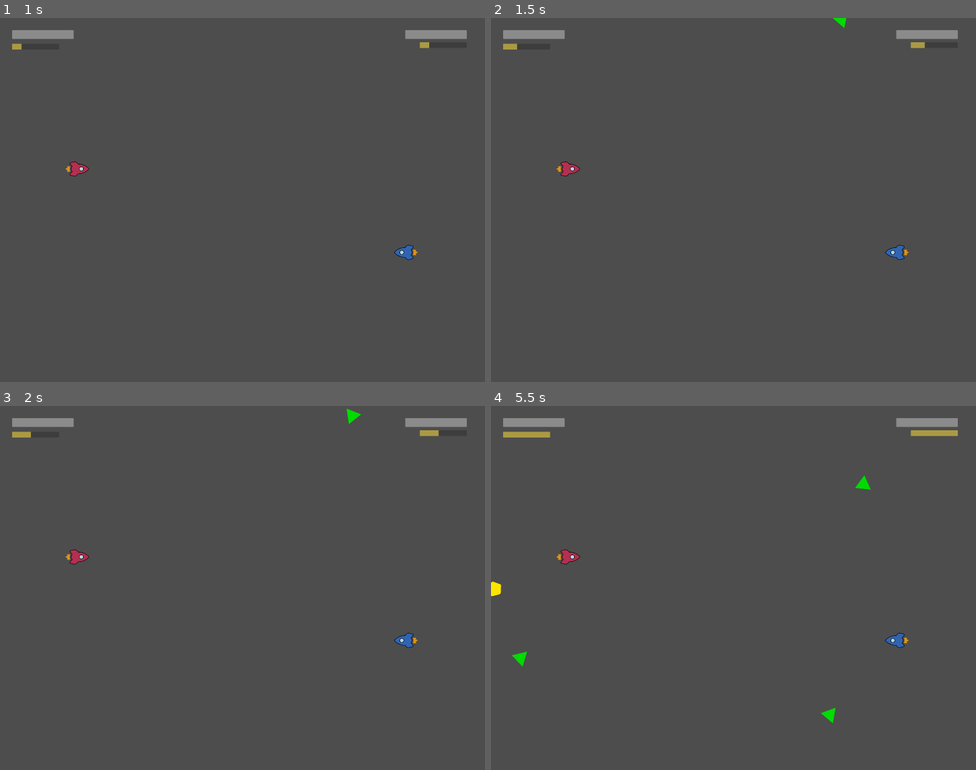
Above: before the commit, frames 1-4 (two rows, left to right).
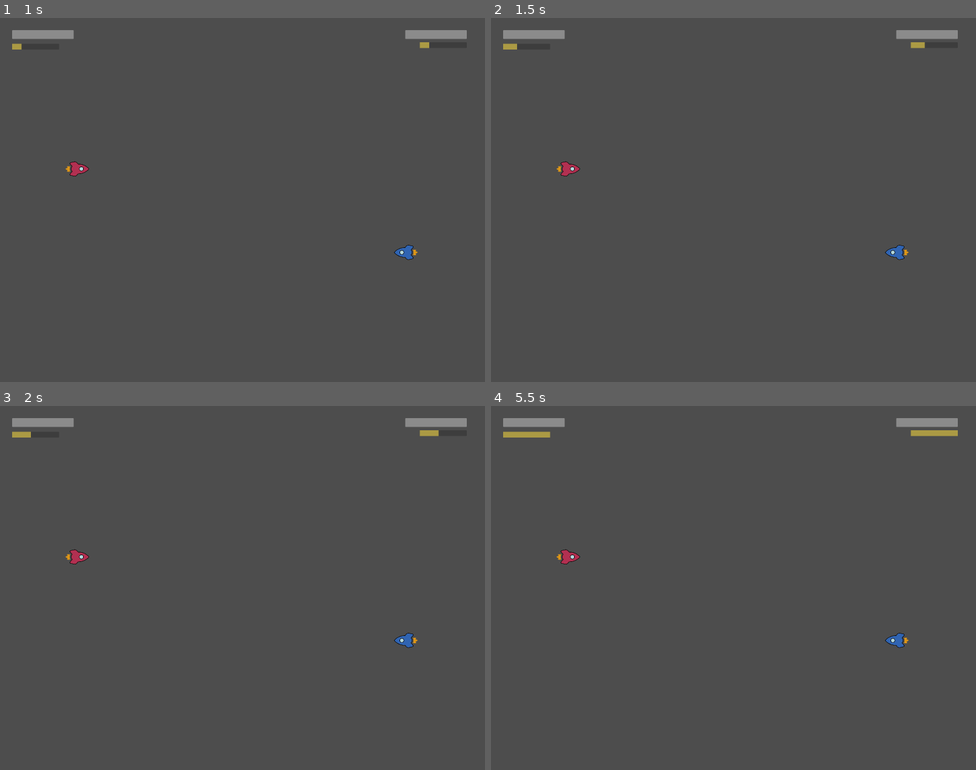
Above: after the commit, the same moments.

Repository: RajwolChapagain/Arcade-Game
Game: Godot game, scene res://main.tscn
Two runs of this game, one before a commit and one after it. Both use one fixed random seed, a clock stepped at 60 frames per second and the inputs below. The engine's default icon, where the game draws it, is replaced by a stand-in: a white triangle on a blue panel in a dark square.
Inputs:
- Up to frame 1 (1 s): tap Enter at 0.5 s
- Up to frame 2 (1.5 s): tap Space at 1.25 s
- Up to frame 3 (2 s): no input
- Up to frame 4 (5.5 s): tap Enter at 2 s

Frame 1 is identical in both runs. In frame 2, less than 0.1% of the frame differs, in the area x 70-74%, y 0-3%; in frame 3, less than 0.1%; in frame 4, 0.3%, in the area x 0-79%, y 19-88%.

Commit message:
Implement stream of bullets super

Diff:
--- a/powerups/spawner.tscn
+++ b/powerups/spawner.tscn
@@ -12,6 +12,7 @@
 powerups = [ExtResource("2_qvy86"), ExtResource("2_e3ppi"), ExtResource("4_0yvf8")]
 
 [node name="Timer" type="Timer" parent="."]
+wait_time = 10.0
 autostart = true
 
 [node name="Path2D" type="Path2D" parent="."]
--- a/ship/ship.gd
+++ b/ship/ship.gd
@@ -33,6 +33,7 @@
 		super_percentage_changed.emit(super_percentage)
 
 var shield_button_is_pressed = false
+var fire_button_is_pressed = false
 var shield_is_active = false
 var dash_time = 0.1
 var dash_distance = 400
@@ -75,6 +76,8 @@
 		if shield_button_is_pressed:
 			$ShieldTimer.start()
 			activate_shield()
+		elif fire_button_is_pressed:
+			fire_stream_of_bullets()
 		else:
 			$SuperTimer.start()
 			var super_instance = SUPER_SCENE.instantiate()
@@ -87,6 +90,8 @@
 		return
 
 	shield_button_is_pressed = Input.is_action_pressed(SHIELD_STRING)
+	fire_button_is_pressed = Input.is_action_pressed(FIRE_STRING)
+
 	var input_direction = Input.get_vector(LEFT_STRING, RIGHT_STRING, UP_STRING, DOWN_STRING)
 
 	#---------------Rotation---------------
@@ -98,7 +103,6 @@
 	if input_direction.length() != 0:
 		velocity += input_direction * THRUST_FORCE * delta
 	else:
-#		super_percentage += delta * 100 / TIME_TO_FILL_SUPER
 		velocity += -velocity.normalized() * RETARDING_FORCE * delta
 
 	velocity = clamp(velocity, Vector2.ZERO, velocity.limit_length(MAX_VELOCITY_MAGNITUDE))
@@ -143,3 +147,8 @@
 	await get_tree().create_timer(dash_time).timeout
 	is_dashing = false
 	velocity = Vector2.ZERO
+
+func fire_stream_of_bullets():
+	for i in range(10):
+		bullet_fired.emit(BULLET_SCENE, transform.x, $BulletOrigin.global_position, BULLET_LAYER)
+		await get_tree().create_timer(0.05).timeout
